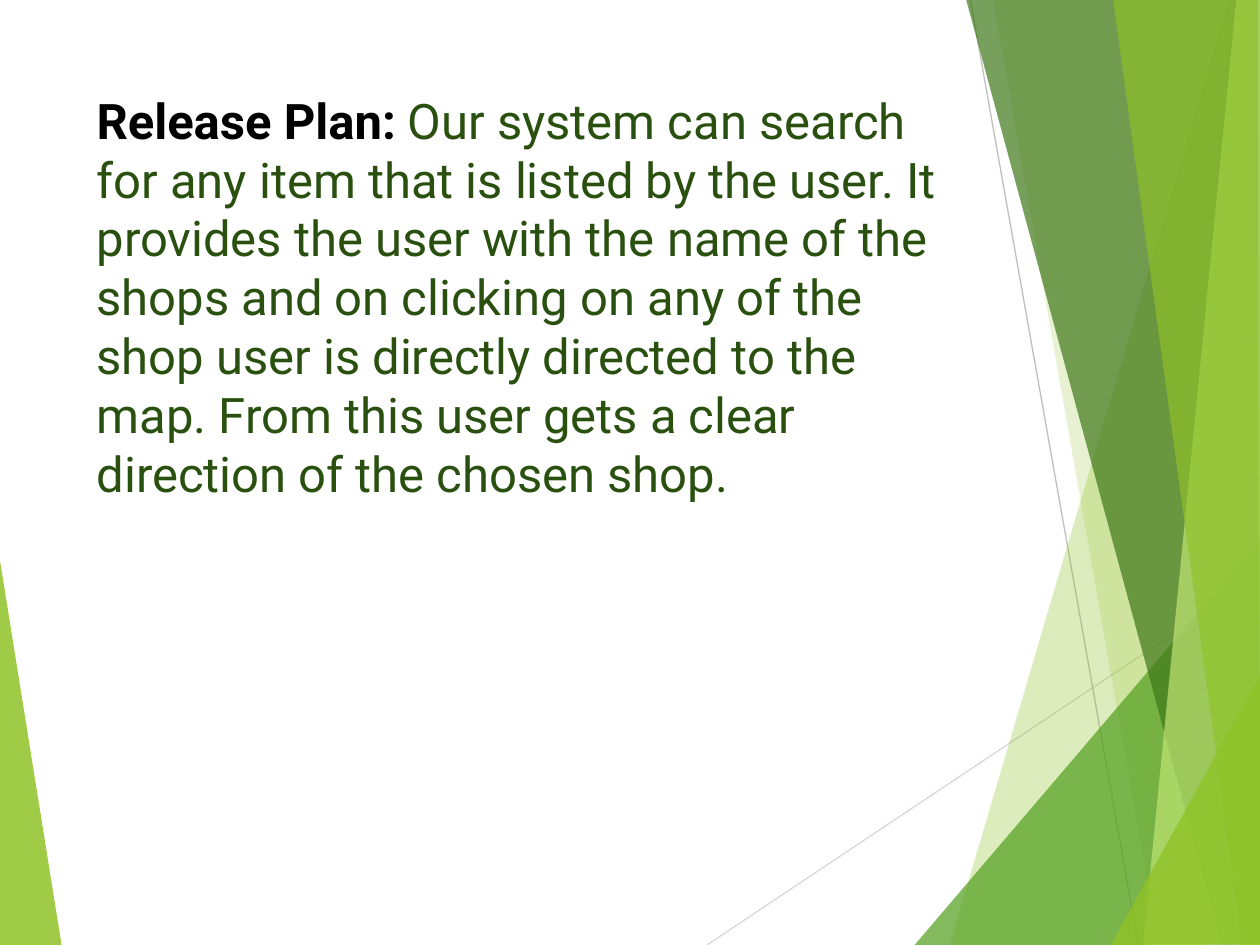
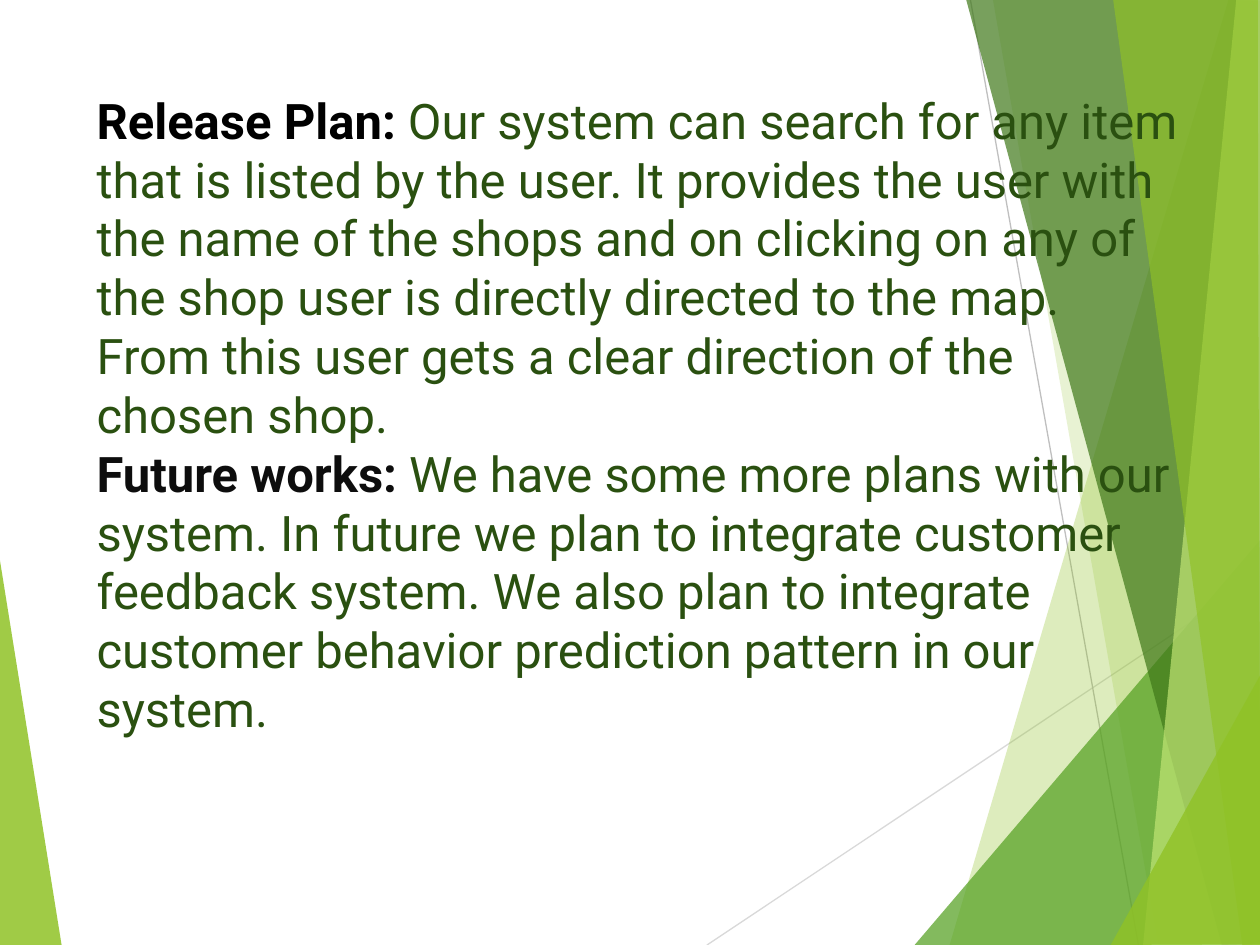
Before and after one commit to nsuspring2019cse299sec4/Group-3, a slide deck: slide 7 of project idea slides.pptx. Drawn at 1260x945 pixels with LibreOffice and Linux fonts; fonts in the diff are those of the drawing. Boxes give left, top, right and bottom in pixels: in the first picture for what was removed or moved away, otherwise in the second. Text is boxed around its words. In the diff, an @@ line names an element or a change of style, - is before the commit and + after.

Commit message:
Project idea slide updated V.04
last slide edited

```diff
--- a/project idea slides.pptx
+++ b/project idea slides.pptx
@@ title at box(97, 94, 1177, 738): text changed @@
-Release Plan: Our system can search for any item that is listed by the user. It provides the user with the name of the shops and on clicking on any of the shop user is directly directed to the map. From this user gets a clear direction of the chosen shop.
+Release Plan: Our system can search for any item that is listed by the user. It provides the user with the name of the shops and on clicking on any of the shop user is directly directed to the map. From this user gets a clear direction of the chosen shop.
+Future works: We have some more plans with our system. In future we plan to integrate customer feedback system. We also plan to integrate customer behavior prediction pattern in our system.
```
